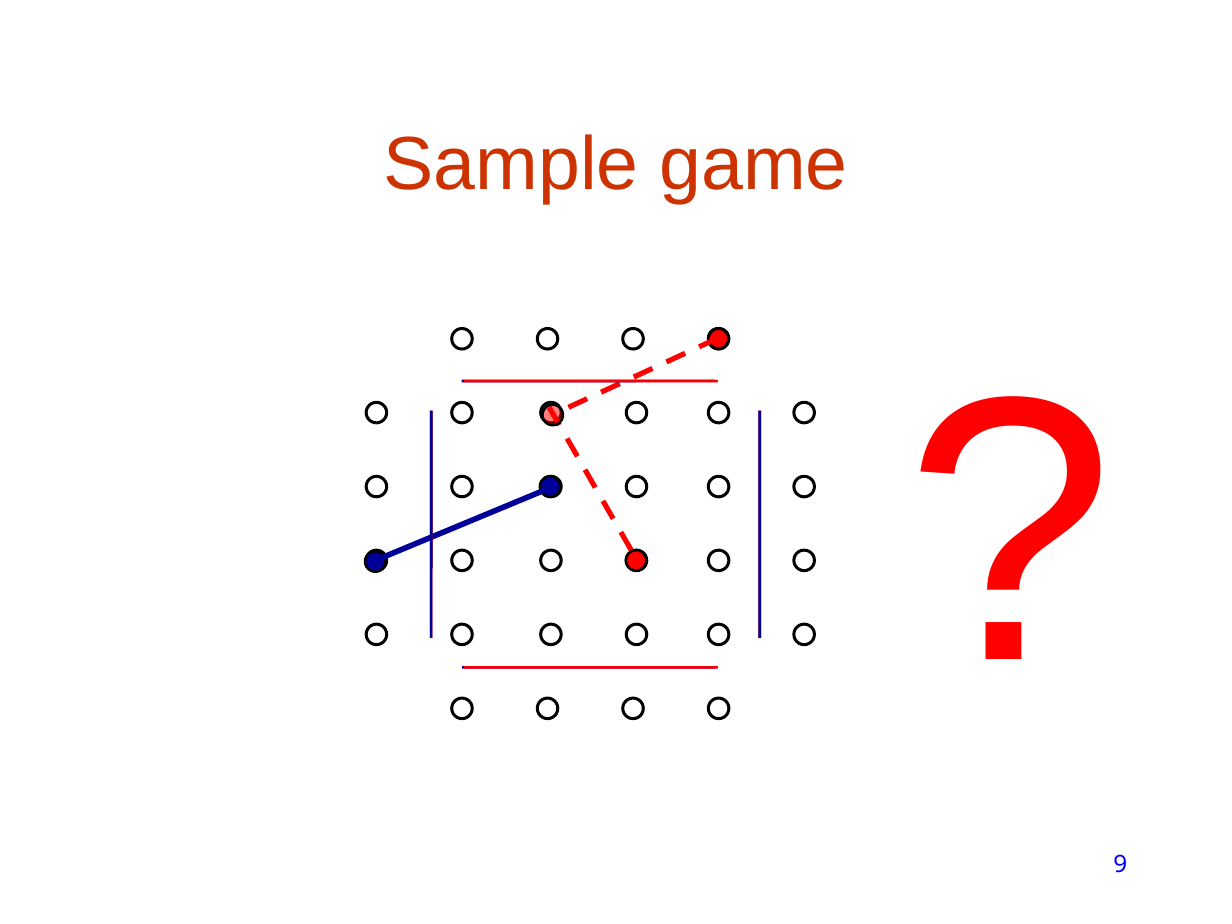
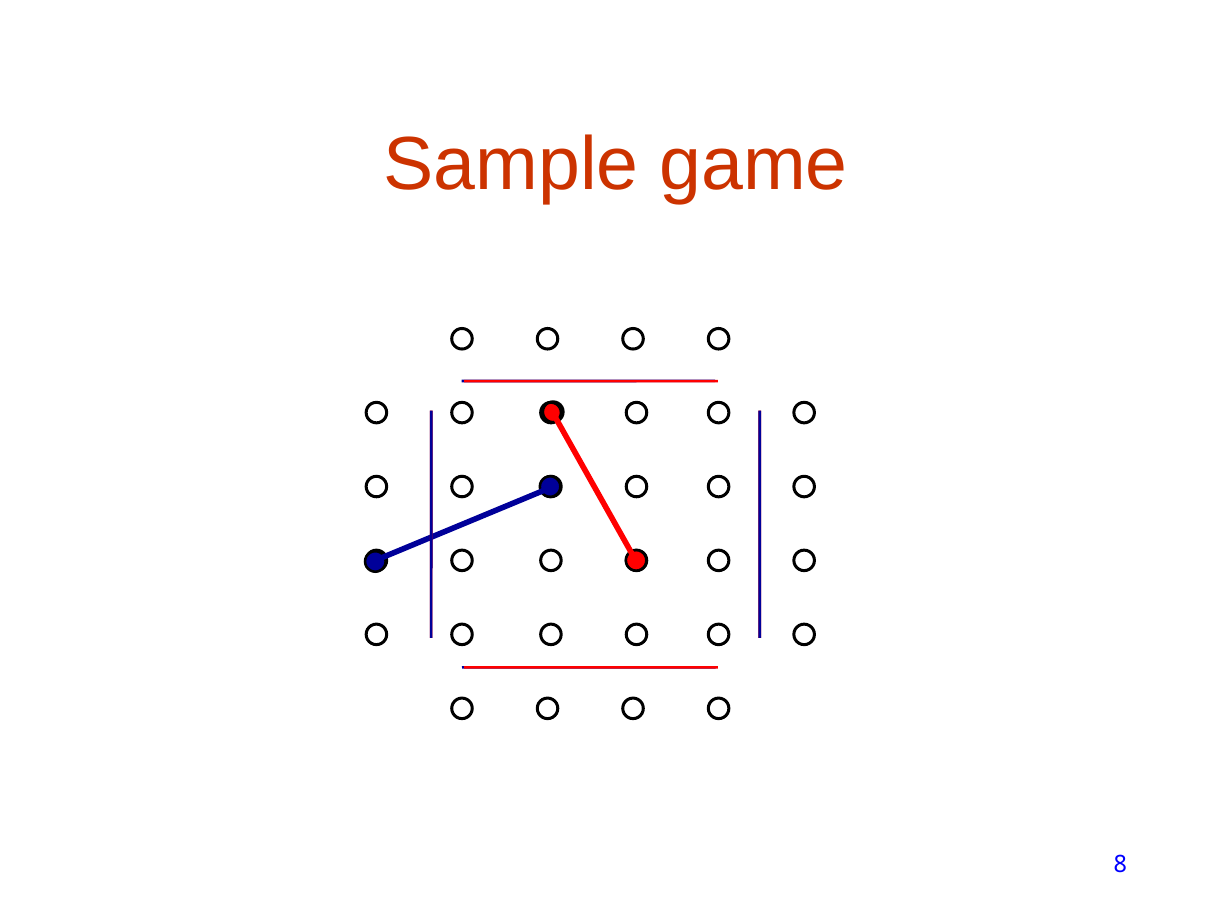
Before and after one commit to lasersox/twixt, a slide deck: slide 8 of docs/twixt_presentation.ppt (slide 9 before the commit). Drawn at 1232x924 pixels with LibreOffice and Linux fonts; fonts in the diff are those of the drawing. Boxes give left, top, right and bottom in pixels: in the first picture for what was removed or moved away, otherwise in the second. Text is boxed around its words. In the diff, an @@ line names an element or a change of style, - is before the commit and + after.

```diff
--- a/docs/twixt_presentation.ppt
+++ b/docs/twixt_presentation.ppt
@@ text removed at (893,277,1149,742) @@
-?
@@ ellipse removed at (708,328,729,349) @@
@@ line removed from (718, 338) to (551, 415) @@
@@ ellipse at (543,402,564,423): fill #FF0000 at 50% opacity to #FF0000 @@
@@ line moved from (549, 408) - (641, 567) to (636, 559) - (552, 410) @@
@@ line (636, 559) - (552, 410): stroke #FF0000 3 pt dashed to #FF0000 3.26 pt @@
@@ page number at (1113,854,1127,873): text changed @@
-9
+8
```
Also in this commit, not shown: 3 other slides changed, 1 slide removed, 4 other files.
